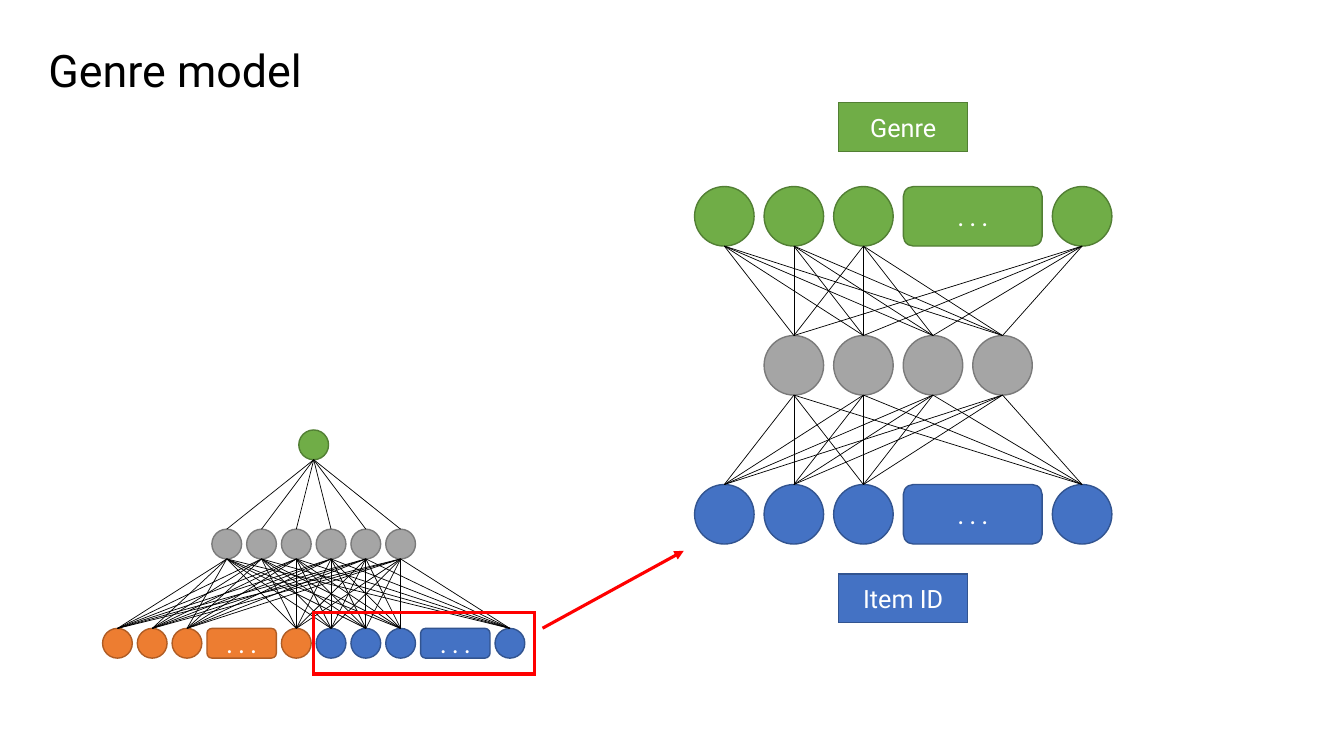
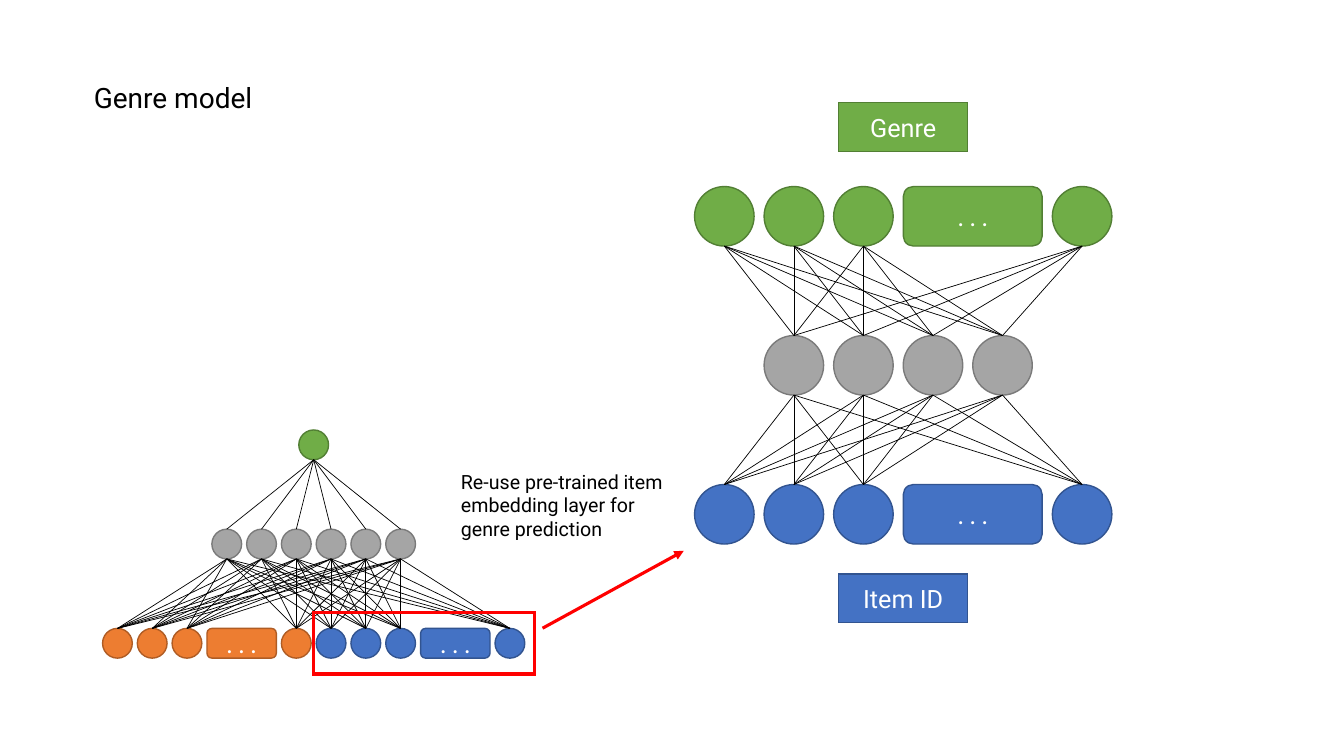
Before and after one commit to James-Leslie/deep-collaborative-filtering, a slide deck: slide 2 of figures/drawing-board.pptx. Drawn at 1344x756 pixels with LibreOffice and Linux fonts; fonts in the diff are those of the drawing. Boxes give left, top, right and bottom in pixels: in the first picture for what was removed or moved away, otherwise in the second. Text is boxed around its words. In the diff, an @@ line names an element or a change of style, - is before the commit and + after.

Commit message:
annotated ML10M genre prediction for Miguel

```diff
--- a/figures/drawing-board.pptx
+++ b/figures/drawing-board.pptx
@@ text "Genre model": place and size @@
-text "Genre model" at (48, 53, 302, 88)
+text "Genre model" at (94, 87, 252, 109)
@@ text "Genre model" at (94, 87, 252, 109): size 32 to 20 pt @@
@@ text added at (461, 474, 663, 540), 14 pt, text #000000 @@
+Re-use pre-trained item embedding layer for genre prediction
```
Also in this commit, not shown: 1 other slide changed, 3 other files.
